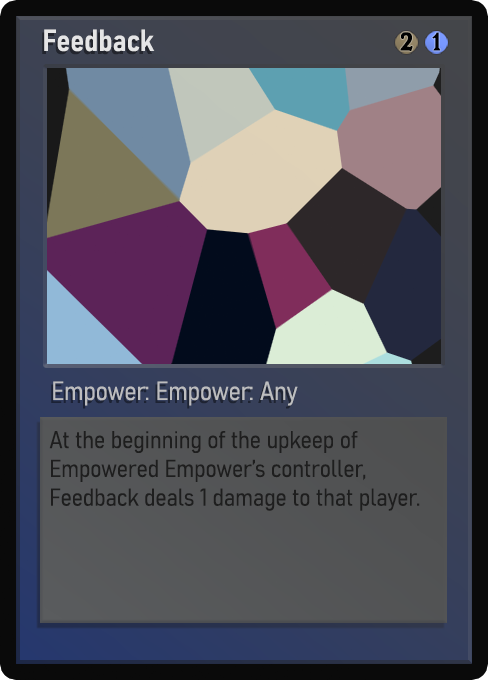
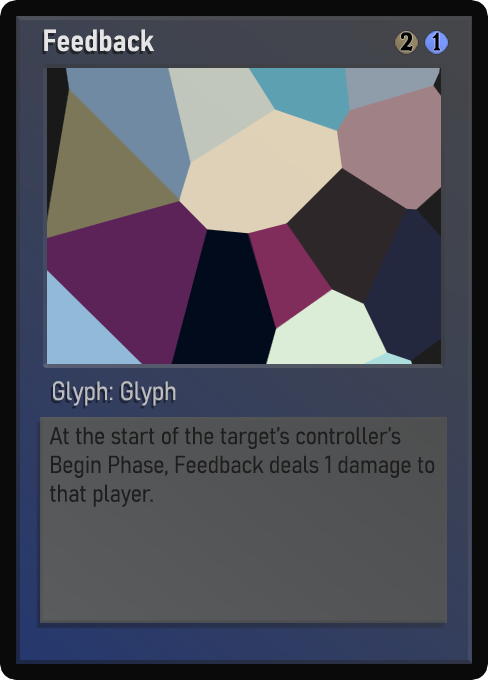
Layers edited between the first and the second w=488, h=680 image:
painted on "Class" over [53, 381, 298, 406]
painted on "Desc_norm" over [49, 427, 435, 511]
